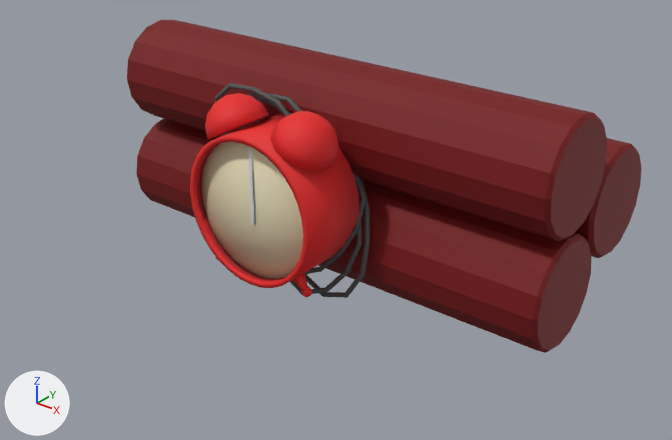
One commit to the FBX model AirportScanner/Assets/3Dmodels/item15_clockBomb.fbx: the scene before it, then after it.
Both versions are drawn from a 50 mm lens placed at (1.021, -1.03, 0.686), pointed at (0.069, 0.16, -0.052). Every picture has the same lights, and +X, +Y and +Z are marked at lower left. Where no turn or scale is listed for an object, it has been applied to the vertices. Vertices at the same position are counted once.

In view in the first picture: 'Cylinder.002', 'alarmClock', 'clockHandH', 'clockHandM'.
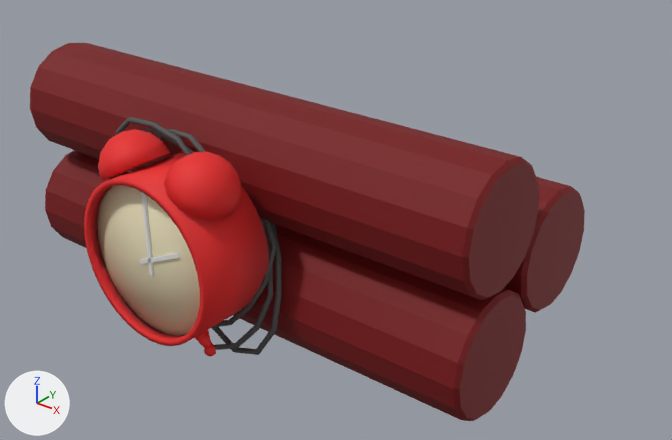
Commit message: bomb merged

Location of each change, [x1, y1, x2, y2] in pixels of the pictures (672 x 440 px; the box of a moved part takes in the faces that stretch with it):
'alarmClock', reshaped (227% wider, 85% taller)
    before: [190, 93, 359, 297]
    after: [30, 43, 585, 421]
'Cylinder.002', deleted (red)
    before: [127, 20, 642, 353]
    faces in mat_itemplastic05 (dark red #750004): [127, 20, 642, 353]
    faces in mat_itemplastic02 (dark grey #505050): [215, 83, 370, 298]
'clockHandH', deleted
    before: [249, 170, 256, 224]
'clockHandM', deleted
    before: [248, 149, 256, 225]
part 1 of me_circle_002, moved or reshaped
    before: [190, 114, 359, 288]
    after: [84, 153, 269, 346]
part 2 of me_circle_002, moved or reshaped
    before: [270, 111, 339, 172]
    after: [164, 152, 241, 220]
part 3 of me_circle_002, moved or reshaped
    before: [205, 93, 269, 139]
    after: [98, 129, 170, 180]
part 4 of me_circle_002, moved or reshaped
    before: [293, 273, 308, 290]
    after: [194, 330, 211, 348]
part 5 of me_circle_002, moved or reshaped
    before: [301, 286, 312, 297]
    after: [204, 344, 216, 357]
part 6 of me_circle_002, added
    after: [141, 194, 154, 276]
part 7 of me_circle_002, added (red)
    after: [30, 43, 585, 421]

The change, as a list of edits to the scene's bpy script:
```text
Change me_circle_002:
    used by ob_alarmclock; location = (0.0, 0.0, 0.0)
    remove me_circle_002.from_pydata(...)  # 1094 vertices, 1276 faces; spans x -0.138..0.138, y 0.0..0.138, z -0.141..0.18
    add me_circle_002.from_pydata(...)  # 1800 vertices, 1922 faces; spans x -0.472..0.485, y -0.232..0.295, z -0.2..0.216
    me_circle_002 part 1: the loose piece of 226 vertices spanning x -0.138..0.138, y 0.0..0.138, z -0.138..0.138 is moved by (0.0, -0.232, 0.0)
    me_circle_002 part 2: the loose piece of 106 vertices spanning x 0.024..0.133, y 0.01..0.126, z 0.094..0.18 is moved by (0.0, -0.232, 0.0)
    me_circle_002 part 3: the loose piece of 106 vertices spanning x -0.133..-0.024, y 0.01..0.126, z 0.094..0.18 is moved by (0.0, -0.232, 0.0)
    me_circle_002 part 4: the loose piece of 14 vertices spanning x 0.073..0.107, y 0.022..0.048, z -0.133..-0.096 is moved by (0.0, -0.232, 0.0)
    me_circle_002 part 5: the loose piece of 37 vertices spanning x 0.095..0.114, y 0.026..0.044, z -0.141..-0.121 is moved by (0.0, -0.232, 0.0)
    me_circle_002 part 6: a new loose piece, a box spanning x -0.0033..0.0033, y -0.2164..-0.2131, z -0.0259..0.1116, in mat_itemmetal01 (white #e7e7e7)
    me_circle_002 part 7: 698 vertices added at x -0.472..0.485, y -0.216..0.295, z -0.2..0.216
    add me_circle_002.materials.append(mat_itemplastic05)  # dark red #750004
    add me_circle_002.materials.append(mat_itemplastic02)  # dark grey #505050
    add me_circle_002.materials.append(mat_temmetal03)  # beige #e7df9e
Remove ob_cylinder_002:
    ob_cylinder_002 = bpy.data.objects.new('Cylinder.002', me_cylinder_002)
    ob_cylinder_002.location = (0.006, 0.452, 0.008)
Remove ob_clockhandm:
    ob_clockhandm = bpy.data.objects.new('clockHandM', me_cube)
    ob_clockhandm.location = (0.0, 0.017, 0.0)
Remove ob_clockhandh:
    ob_clockhandh = bpy.data.objects.new('clockHandH', me_cube_001)
    ob_clockhandh.location = (0.0, 0.017, 0.0)
```
